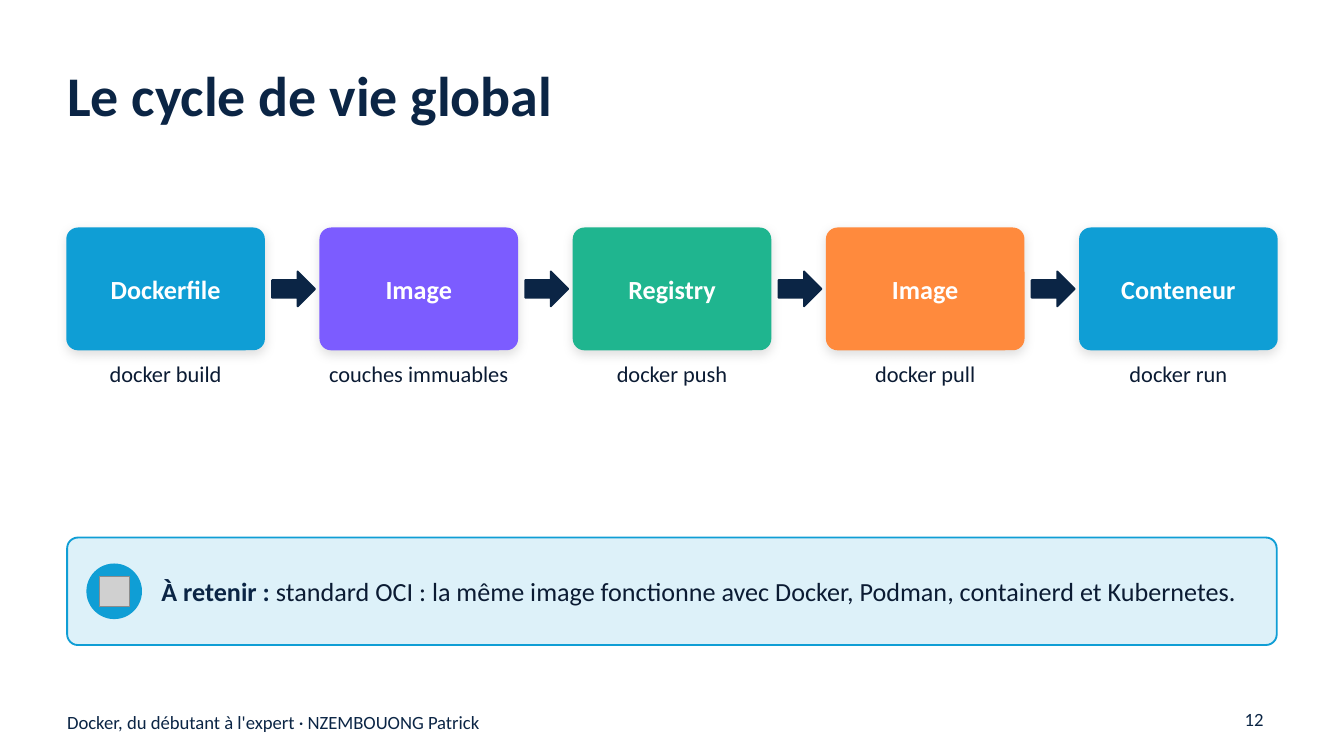
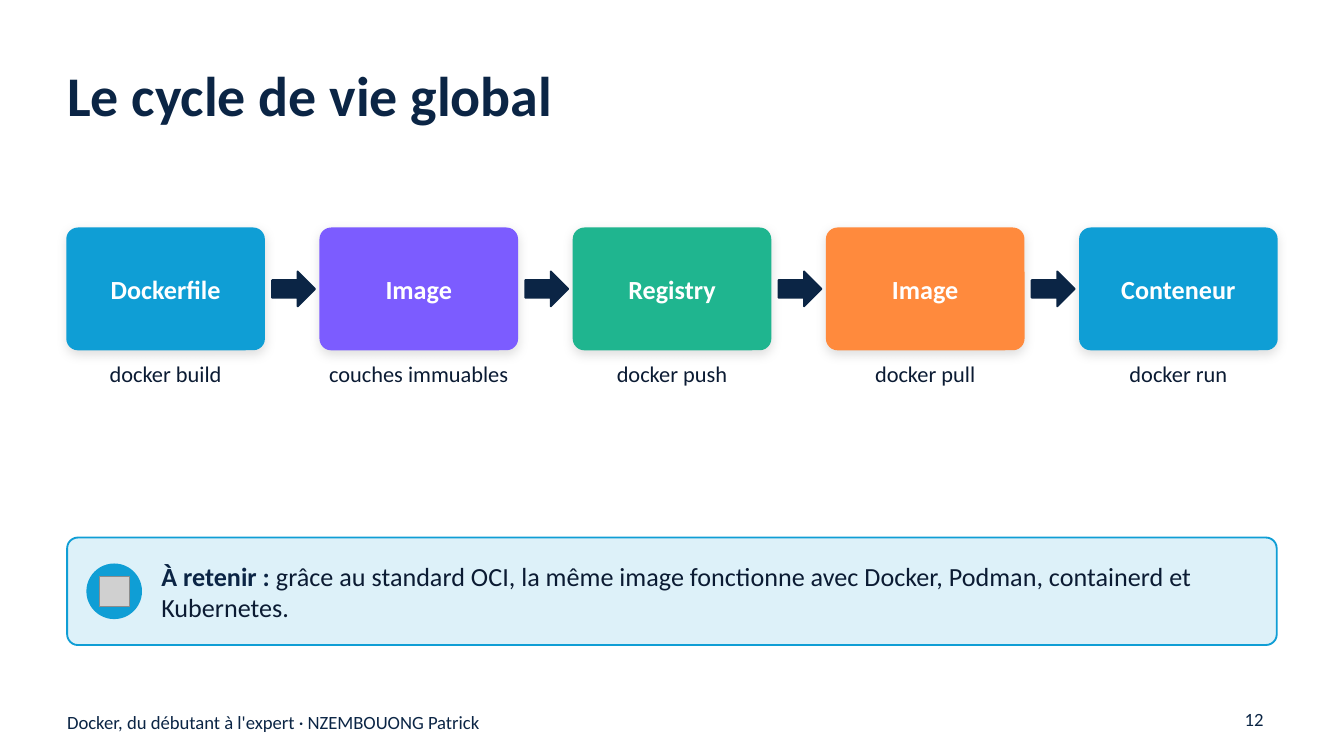
Before and after one commit to nzembouong18/Docker, a slide deck: slide 12 of support-de-cours/Docker-du-debutant-a-l-expert.pptx. Drawn at 1344x756 pixels with LibreOffice and Linux fonts; fonts in the diff are those of the drawing; grey boxes stand for pictures. Boxes give left, top, right and bottom in pixels: in the first picture for what was removed or moved away, otherwise in the second. Text is boxed around its words. In the diff, an @@ line names an element or a change of style, - is before the commit and + after.

```diff
--- a/support-de-cours/Docker-du-debutant-a-l-expert.pptx
+++ b/support-de-cours/Docker-du-debutant-a-l-expert.pptx
@@ text at box(161, 564, 1191, 617): text changed @@
-À retenir : standard OCI : la même image fonctionne avec Docker, Podman, containerd et Kubernetes.
+À retenir : grâce au standard OCI, la même image fonctionne avec Docker, Podman, containerd et Kubernetes.
```
Also in this commit, not shown: 15 other slides changed, 5 other files.
